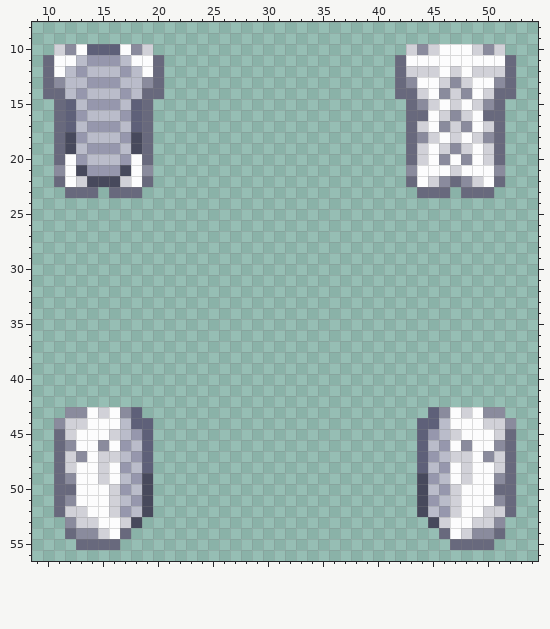
Two versions of one pixel-art sprite, Resources/Textures/_Mono/Mobs/Species/Asakim/parts.rsi/torso_m.png. The picture above is the old version.
The file is 64x64 pixels. Shown: x 9..54, y 8..56.
The result:
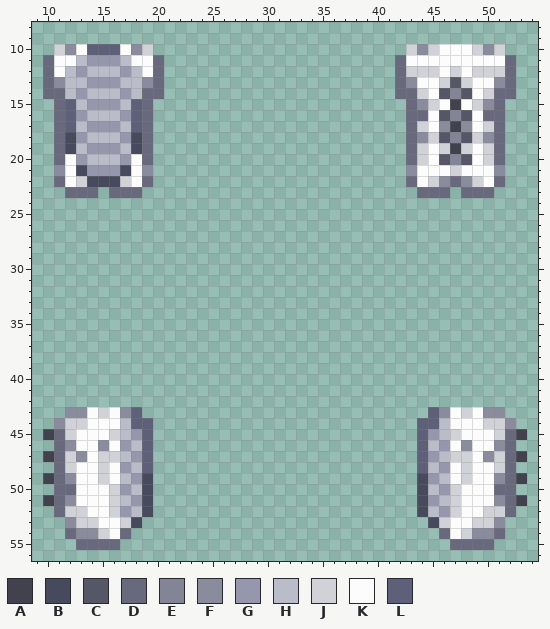
Palette (. is transparent): A #41424d  B #47495c  C #565766  D #68697d  E #838496  F #8a8b9d  G #9697ad  H #babcca  J #d1d1d8  K #fcfcfd  L #5e6079
Edits made:
{"y":13,"x":47,"old":"F","new":"C"}
{"y":14,"x":46,"old":"FJF","new":"CEC"}
{"y":15,"x":47,"old":"J","new":"A"}
{"y":16,"x":46,"old":"JFJ","new":"CEC"}
{"y":17,"x":47,"old":"J","new":"A"}
{"y":18,"x":46,"old":"KJK","new":"CEC"}
{"y":19,"x":47,"old":"F","new":"A"}
{"y":20,"x":46,"old":"FKF","new":"CEC"}
{"y":45,"x":10,"old":".","new":"A"}
{"y":45,"x":53,"old":".","new":"A"}
{"y":47,"x":10,"old":".","new":"A"}
{"y":47,"x":53,"old":".","new":"A"}
{"y":49,"x":10,"old":".","new":"A"}
{"y":49,"x":53,"old":".","new":"A"}
{"y":51,"x":10,"old":".","new":"A"}
{"y":51,"x":53,"old":".","new":"A"}
